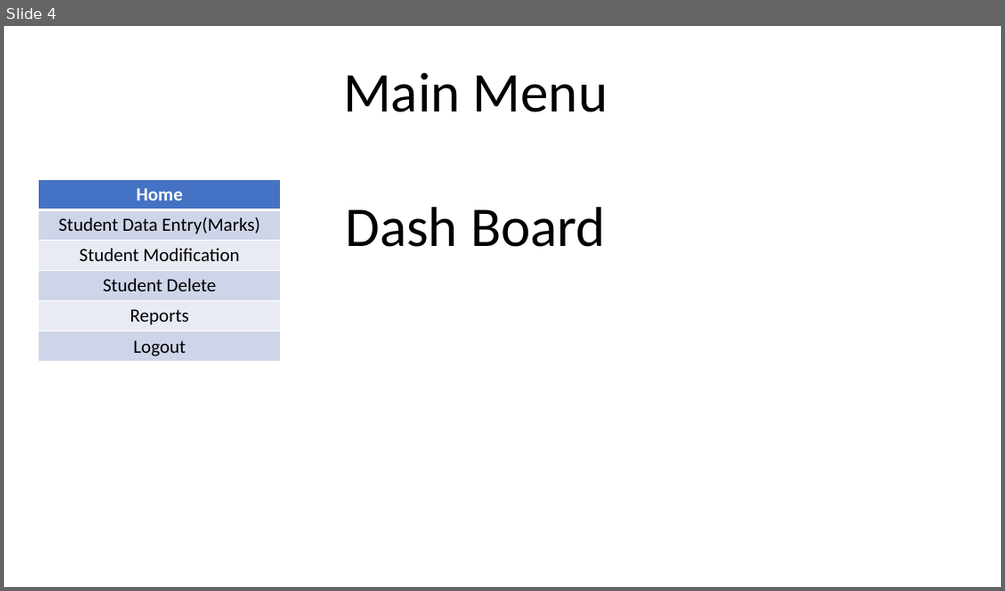
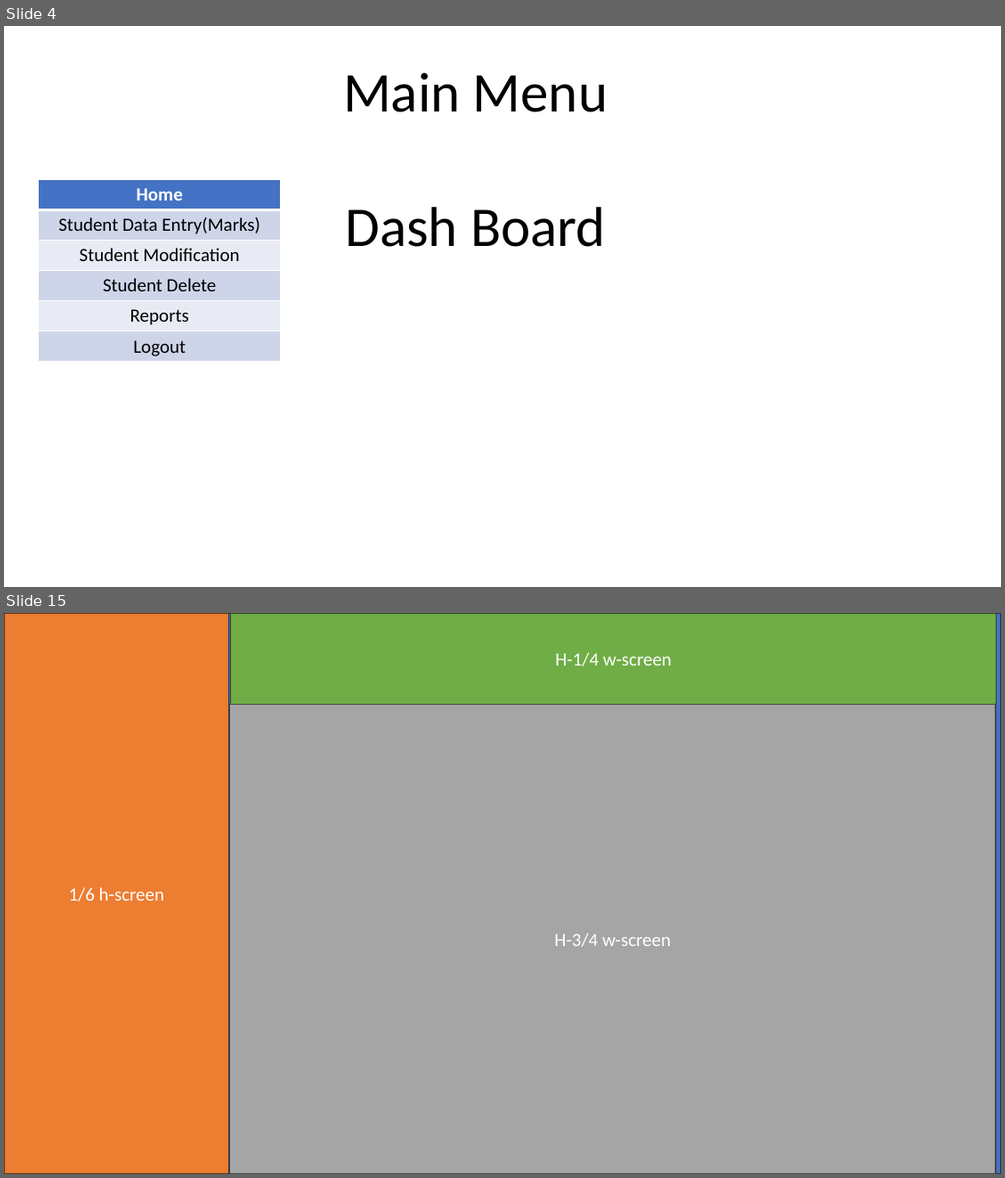
Before and after one commit to phanikumar1666/student_react_project, a slide deck: project.pptx. Shown one above the other, each under a label of ours: slide 4 before the commit, slides 4 and 15 after it; the slides between them are not shown. The pictures are 1005x591 and 1005x1178 pixels, drawn with LibreOffice and Linux fonts; fonts in the diff are those of the drawing. Boxes give left, top, right and bottom in pixels: in the first picture for what was removed or moved away, otherwise in the second. Text is boxed around its words. In the diff, an @@ line names an element or a change of style, - is before the commit and + after.

```diff
--- a/project.pptx
+++ b/project.pptx
@@ slide 15 added at (x1=4, y1=613, x2=1001, y2=1174), background #FFFFFF @@
@@ rectangle added at (x1=4, y1=613, x2=1001, y2=1174), fill #000000, outline #000000 1 pt @@
@@ rectangle added at (x1=4, y1=613, x2=229, y2=1174), fill #ED7D31, outline #683715 1 pt, 18 pt, text #FFFFFF @@
+1/6 h-screen
@@ rectangle added at (x1=229, y1=613, x2=1001, y2=1174), fill #4472C4, outline #1E3256 1 pt @@
@@ rectangle added at (x1=231, y1=613, x2=996, y2=705), fill #70AD47, outline #314C1F 1 pt, 18 pt, text #FFFFFF @@
+H-1/4 w-screen
@@ rectangle added at (x1=230, y1=705, x2=995, y2=1174), fill #A5A5A5, outline #484848 1 pt, 18 pt, text #FFFFFF @@
+H-3/4 w-screen
```
Also in this commit, not shown: 1 slide changed, 10 other slides added, 12 other files.
